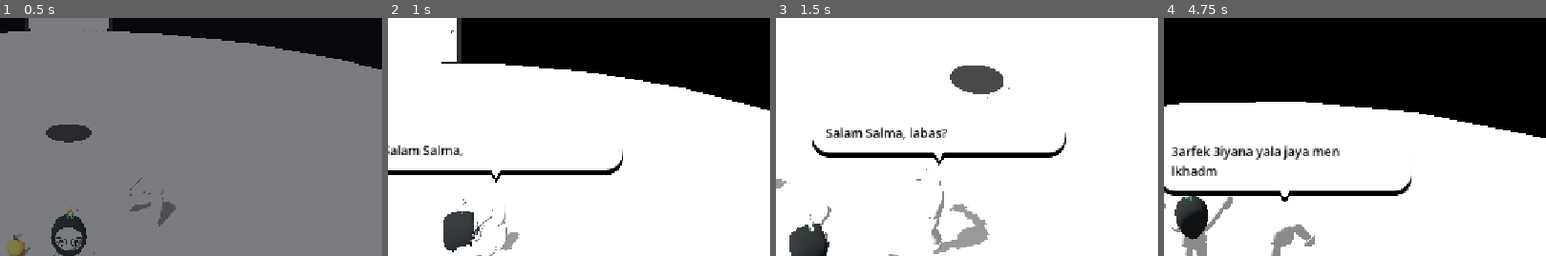
Above: before the commit, frames 1-4 (left to right).
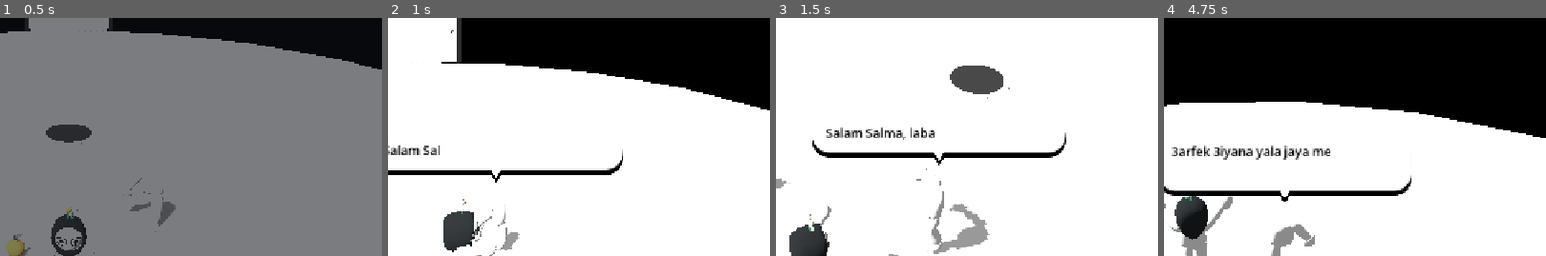
Above: after the commit, the same moments.

Repository: DancingPumpkin65/little-garden
Game: Godot game, scene res://main.tscn
The game is run twice, just before and just after one commit, with the same random seed, the same clock (stepped at 60 frames per second) and the same inputs.
Inputs (mouse positions are % of the whole screen's width and height, from its top left):
- Up to frame 1 (0.5 s): no input
- Up to frame 2 (1 s): tap Enter at 0.5 s; move the mouse to (72, 45) at 0.52 s; hold D from 0.53 s (still down); tap E at 0.6 s; click (72, 45) at 0.67 s; tap Space at 0.77 s
- Up to frame 3 (1.5 s): move the mouse to (45, 50) at 1.27 s; release D at 1.28 s; hold W from 1.28 s (still down); tap R at 1.35 s
- Up to frame 4 (4.75 s): keep holding W; tap Space at 1.52, 3.02, 3.77, 4.52 s; move the mouse to (52, 48) at 2.02 s; hold Shift 2.03-2.78 s; move the mouse to (49, 52) at 2.77 s; tap E at 2.85 s; click (49, 52) at 2.92 s; move the mouse to (57, 51) at 3.52 s; tap R at 3.6 s; move the mouse to (42, 49) at 4.27 s; tap Shift at 4.35 s
The pictures show only the part of the screen within x 41-91%, y 0-50%; the shares and areas given below are measured in that part.

Frame 1 is identical in both runs. In frame 2, 0.1% of the frame differs, in the area x 14-20%, y 54-58%; in frame 3, less than 0.1%; in frame 4, 0.4%, in the area x 2-46%, y 54-67%.
Error after the commit: Out of bounds get index '-1' (on base: 'String') (res://scripts/interface.gd:181)

Commit message:
Slow dialogue and ease into punctuation pauses

Diff:
--- a/scripts/game.gd
+++ b/scripts/game.gd
@@ -218,7 +218,7 @@
 func say(text: String, seconds: float = 4.0) -> void:
 	dialogue_queue.clear()
 	hud.speech(text)
-	speech_time = maxf(seconds, text.length() * 0.045 + 2.0)
+	speech_time = maxf(seconds, hud.typing_duration(text) + 2.0)
 
 func say_sequence(lines: Array[String]) -> void:
 	dialogue_queue = lines.duplicate()
@@ -231,7 +231,7 @@
 		return
 	var line := dialogue_queue.pop_front() as String
 	hud.speech(line)
-	speech_time = maxf(3.0, line.length() * 0.045 + 1.7)
+	speech_time = maxf(3.0, hud.typing_duration(line) + 1.7)
 
 func set_pause(value: bool) -> void:
 	pause = value
--- a/scripts/interface.gd
+++ b/scripts/interface.gd
@@ -18,7 +18,9 @@
 var finish: Label
 var typing_clock := 0.0
 var spoken_letters := 0
-const LETTER_INTERVAL := 0.034
+const LETTER_INTERVAL := 0.044
+const SENTENCE_END := [".", "!", "?", "\u061f"]
+const CLAUSE_END := [",", ":", ";", "\u060c", "\u061b"]
 
 func label(text: String, size: int, color := Color("faf5e9")) -> Label:
 	var node := Label.new()
@@ -171,17 +173,35 @@
 	bubble_tail.position = Vector2(clampf(point.x - bubble.position.x, 24, bubble.size.x - 24), bubble.size.y)
 	bubble_tail_shadow.position = bubble_tail.position+Vector2(0,8)
 
+# Ease into punctuation, then leave a short reading pause after it.
+func letter_delay(text: String, index: int) -> float:
+	var delay := LETTER_INTERVAL
+	for ahead in range(2):
+		if index+ahead < text.length():
+			var next := text[index+ahead]
+			if next in SENTENCE_END or next in CLAUSE_END:
+				delay *= 1.35 if ahead==0 else 1.18
+				break
+	if index>0:
+		var previous := text[index-1]
+		if previous in SENTENCE_END:
+			delay += 0.07 if index<text.length() and text[index] in SENTENCE_END else 0.21
+		elif previous in CLAUSE_END:
+			delay += 0.10
+	return delay
+
+func typing_duration(text: String) -> float:
+	var seconds := 0.0
+	for index in range(text.length()): seconds += letter_delay(text,index)
+	return seconds
+
 func _process(delta: float) -> void:
 	if get_tree().paused or dialogue.visible_characters >= dialogue.text.length(): return
 	typing_clock += delta
-	while typing_clock >= LETTER_INTERVAL and dialogue.visible_characters < dialogue.text.length():
-		typing_clock -= LETTER_INTERVAL
+	while dialogue.visible_characters < dialogue.text.length() and typing_clock >= letter_delay(dialogue.text,dialogue.visible_characters):
+		typing_clock -= letter_delay(dialogue.text,dialogue.visible_characters)
 		var letter := dialogue.text.substr(dialogue.visible_characters, 1)
 		dialogue.visible_characters += 1
-		if letter in [".", "!", "?", "ØŸ"]:
-			typing_clock -= 0.17
-		elif letter in [",", ":", ";", "ØŒ", "Ø›"]:
-			typing_clock -= 0.07
-		elif not letter.strip_edges().is_empty():
+		if not letter.strip_edges().is_empty() and not letter in SENTENCE_END and not letter in CLAUSE_END:
 			spoken_letters += 1
 			if spoken_letters % 2 == 1: letter_spoken.emit(letter)
--- a/tests/dialogue_movement.gd
+++ b/tests/dialogue_movement.gd
@@ -39,7 +39,7 @@
  game.hud.letter_spoken.connect(func(_letter: String): syllables[0] += 1)
  game.hud.speech("Hello, garden.")
  assert(game.hud.dialogue.visible_characters == 0, "new message starts empty")
- game.hud._process(0.035)
+ game.hud._process(0.045)
  assert(game.hud.dialogue.visible_characters == 1 and syllables[0] == 1, "first letter reveals with a voice event")
  game.set_pause(true)
  game.hud._process(1.0)
@@ -49,6 +49,15 @@
  assert(game.hud.dialogue.visible_characters == game.hud.dialogue.text.length(), "message completes")
  game.hud.speech("New line")
  assert(game.hud.dialogue.visible_characters == 0, "replacement restarts typing")
+ game.hud.speech("ab,cd!e")
+ game.hud._process(0.09)
+ assert(game.hud.dialogue.visible_characters==1,"typing eases before nearby punctuation")
+ game.hud._process(0.067)
+ assert(game.hud.dialogue.visible_characters==3,"comma appears after the slowed approach")
+ game.hud._process(0.12)
+ assert(game.hud.dialogue.visible_characters==3,"comma leaves an extra reading pause")
+ game.hud._process(0.04)
+ assert(game.hud.dialogue.visible_characters==4,"typing resumes smoothly after punctuation")
  for clip in [game.sound.voice_tone(148), game.sound.jump_tone()]:
   assert(clip.data.size() > 2000, "voice and jump have PCM samples")
   assert(clip.data.decode_s16(1000) != 0, "generated sound is audible")
